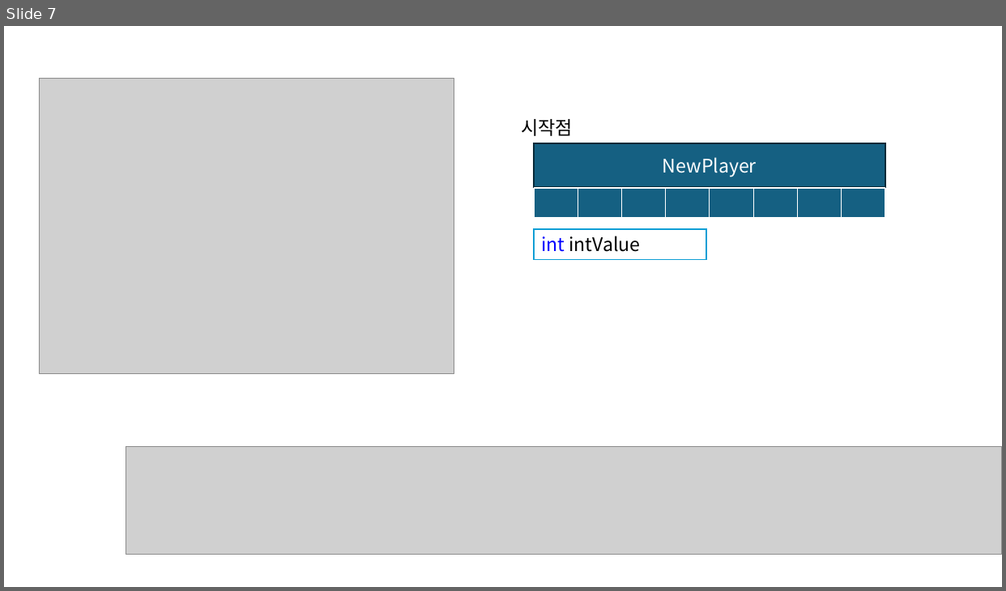
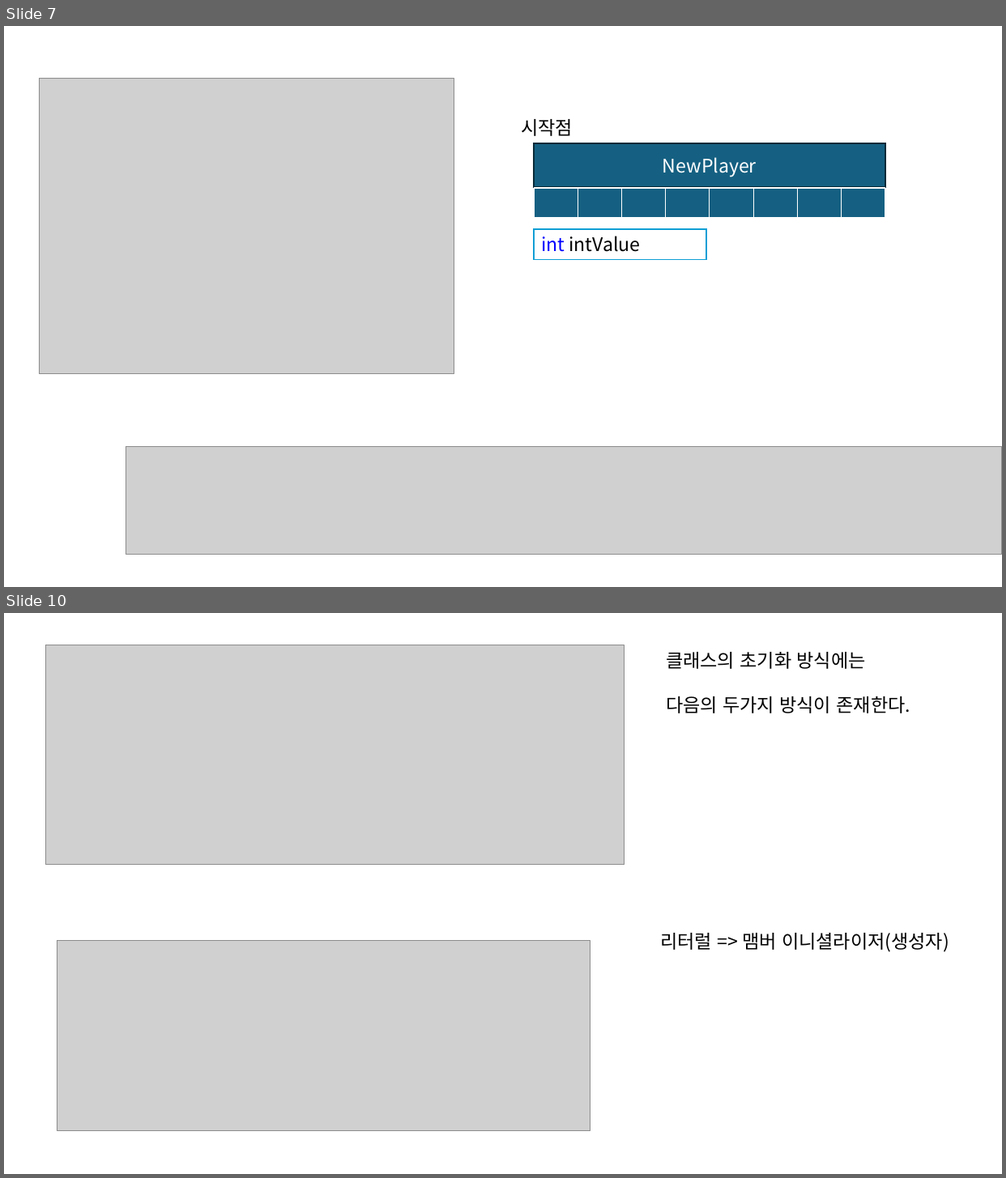
Before and after one commit to JaeSuGang/AssortRockAssignment, a slide deck: DOC/240926_클래스기초.pptx. Shown one above the other, each under a label of ours: slide 7 before the commit, slides 7 and 10 after it; the slides between them are not shown. The pictures are 1006x591 and 1006x1178 pixels, drawn with LibreOffice and Linux fonts; fonts in the diff are those of the drawing; grey boxes stand for pictures. Boxes give left, top, right and bottom in pixels: in the first picture for what was removed or moved away, otherwise in the second. Text is boxed around its words. In the diff, an @@ line names an element or a change of style, - is before the commit and + after.

Commit message:
조해근 : 접근제한 지정자 맴버이니셜라이저 함수 오버로딩 객체지향 코딩 기초

```diff
--- a/DOC/240926_클래스기초.pptx
+++ b/DOC/240926_클래스기초.pptx
@@ slide 10 added at [4, 613, 1002, 1174], background #FFFFFF @@
@@ picture added at [46, 645, 624, 865] @@
@@ text added at [666, 652, 910, 713], 18 pt, text #000000 @@
+클래스의 초기화 방식에는
+다음의 두가지 방식이 존재한다.
@@ picture added at [57, 940, 591, 1131] @@
@@ text added at [660, 933, 949, 952], 18 pt, text #000000 @@
+리터럴 => 맴버 이니셜라이저(생성자)
```
Also in this commit, not shown: 1 slide changed, 5 other slides added, 17 other files.
